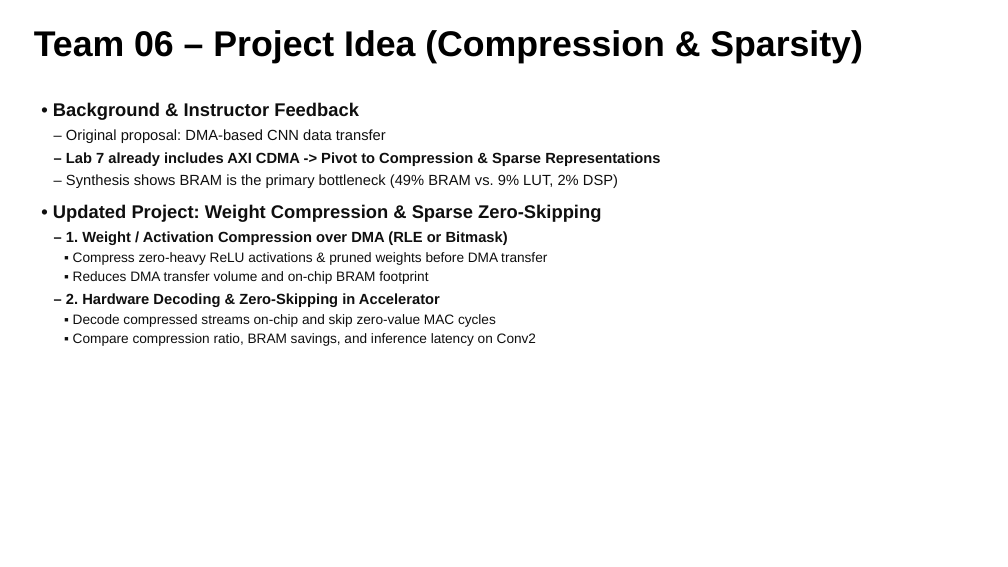
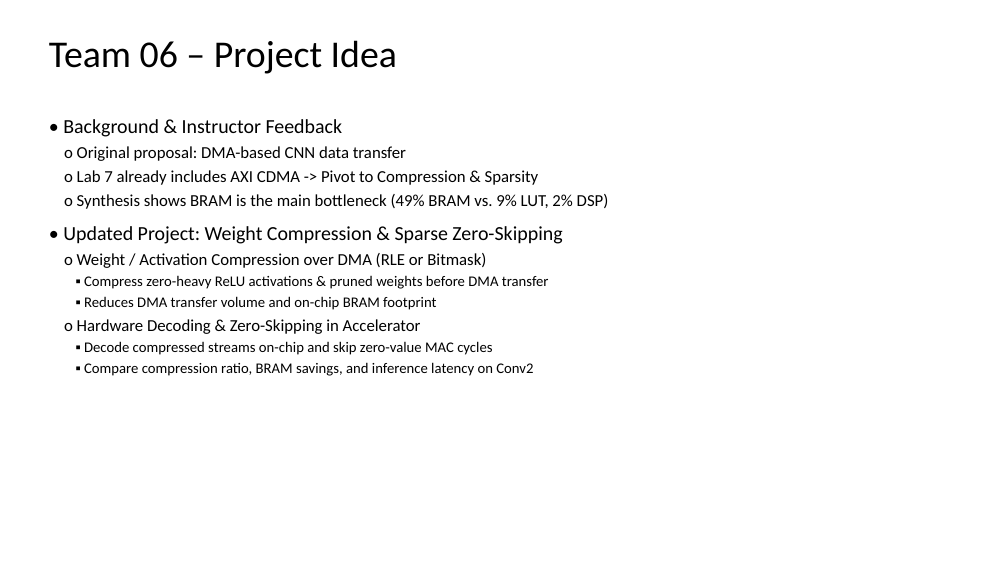
Before and after one commit to devjwk/cpre487lab1-7, a slide deck: slide 4 of Team06_Lab6_7_Demo.pptx. Drawn at 1008x567 pixels with LibreOffice and Linux fonts; fonts in the diff are those of the drawing. Boxes give left, top, right and bottom in pixels: in the first picture for what was removed or moved away, otherwise in the second. Text is boxed around its words. In the diff, an @@ line names an element or a change of style, - is before the commit and + after.

Commit message:
Match class slide deck format (Calibri Light non-bold titles & standard bullet hierarchy)

```diff
--- a/Team06_Lab6_7_Demo.pptx
+++ b/Team06_Lab6_7_Demo.pptx
@@ text at (49,40,397,74): text changed; size 34 to 36 pt; font Arial to Calibri; bold off @@
-Team 06 – Project Idea (Compression & Sparsity)
+Team 06 – Project Idea
@@ text "• Background & Instructor Feedback": place and size @@
-text "• Background & Instructor Feedback" at (53,102,660,346)
+text "• Background & Instructor Feedback" at (63,119,609,376)
@@ text at (63,119,562,376): size 17.5 to 19 pt, bold off in "• Background & Instructor Feedback", "• Updated Project: Weight Compression & Sparse ..."; font Arial to Calibri, text colour #0F0F0F to #000000 in "• Background & Instructor Feedback", "• Updated Project: Weight Compression & Sparse ...", "▪ Compress zero-heavy ReLU activations & pruned ...", "▪ Reduces DMA transfer volume and on-chip ..." and 2 more places; size 13 to 14 pt in "▪ Compress zero-heavy ReLU activations & pruned ...", "▪ Reduces DMA transfer volume and on-chip ...", "▪ Decode compressed streams on-chip and skip ...", "▪ Compare compression ratio, BRAM savings, and ..."; less space between paragraphs @@
@@ text at (64,146,609,209): text changed; size 14 to 16 pt; font Arial to Calibri; text colour #0F0F0F to #000000 @@
-– Original proposal: DMA-based CNN data transfer
-– Lab 7 already includes AXI CDMA -> Pivot to Compression & Sparse Representations
-– Synthesis shows BRAM is the primary bottleneck (49% BRAM vs. 9% LUT, 2% DSP)
+o Original proposal: DMA-based CNN data transfer
+o Lab 7 already includes AXI CDMA -> Pivot to Compression & Sparsity
+o Synthesis shows BRAM is the main bottleneck (49% BRAM vs. 9% LUT, 2% DSP)
@@ text at (64,253,486,268): text changed; size 14 to 16 pt; font Arial to Calibri; text colour #0F0F0F to #000000; bold off @@
-– 1. Weight / Activation Compression over DMA (RLE or Bitmask)
+o Weight / Activation Compression over DMA (RLE or Bitmask)
@@ text at (64,319,421,334): text changed; size 14 to 16 pt; font Arial to Calibri; text colour #0F0F0F to #000000; bold off @@
-– 2. Hardware Decoding & Zero-Skipping in Accelerator
+o Hardware Decoding & Zero-Skipping in Accelerator
```
Also in this commit, not shown: 3 other slides changed, 5 other files.
